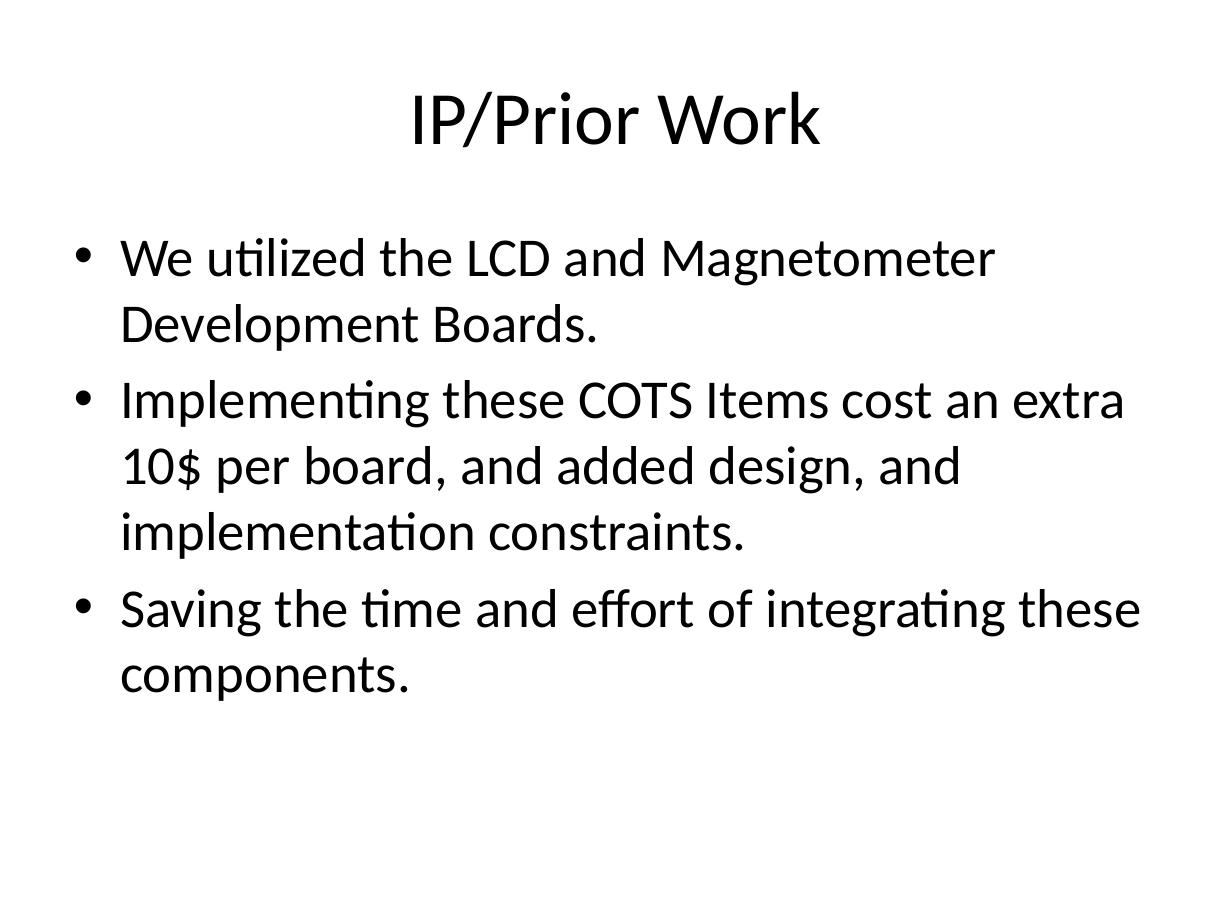
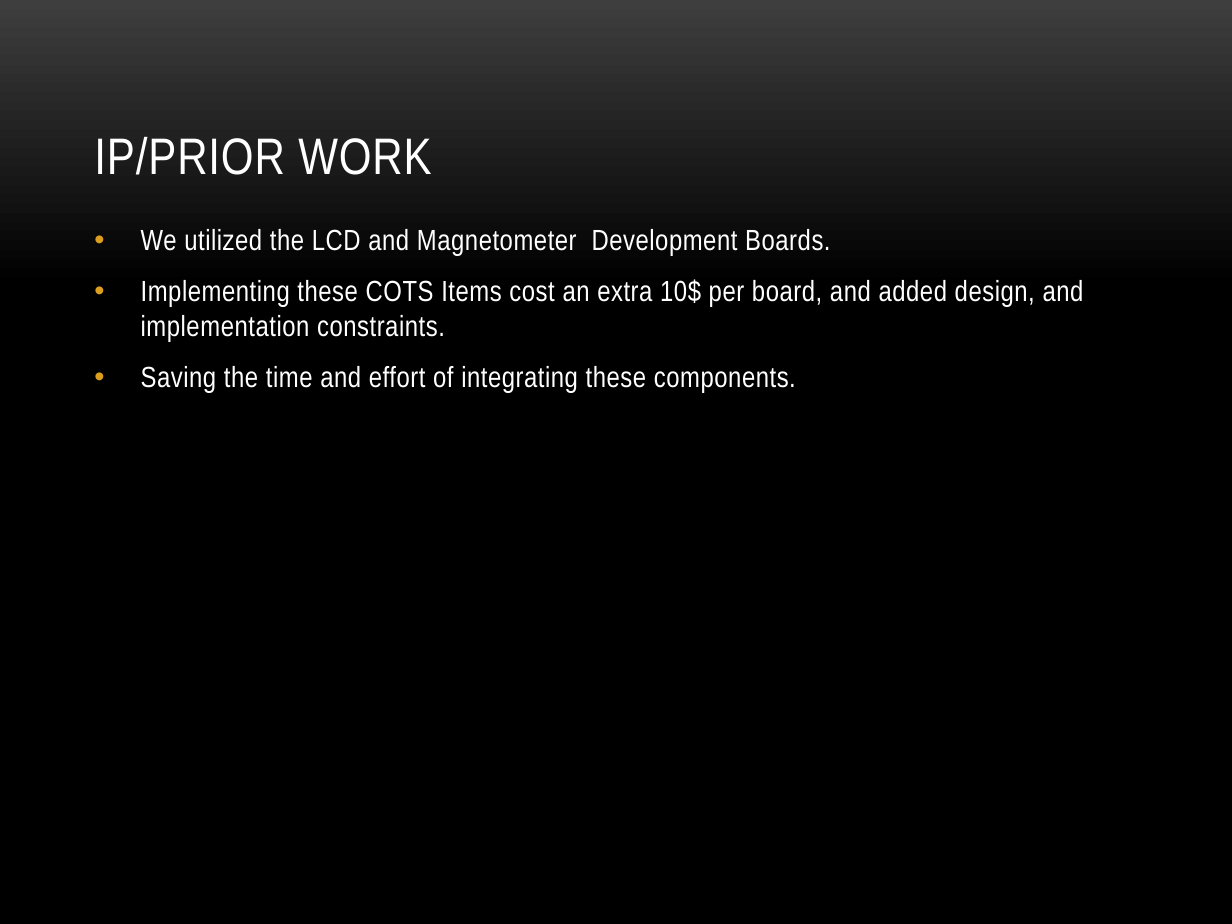
Before and after one commit to dosferatu/electronic-compass, a slide deck: slide 17 of Documentation/Project Documentation/Project Presentation.pptx (slide 16 before the commit). Drawn at 1232x924 pixels with LibreOffice and Linux fonts; fonts in the diff are those of the drawing; background and template pictures are left out. Boxes give left, top, right and bottom in pixels: in the first picture for what was removed or moved away, otherwise in the second. Text is boxed around its words. In the diff, an @@ line names an element or a change of style, - is before the commit and + after.

```diff
--- a/Documentation/Project Documentation/Project Presentation.pptx
+++ b/Documentation/Project Documentation/Project Presentation.pptx
@@ background #FFFFFF to picture (left out) @@
@@ title "IP/PRIOR WORK" at [94, 136, 431, 175]: vertical alignment middle to bottom @@
@@ title at [94, 136, 431, 175]: text changed; size 44 to 30 pt; font Calibri to Arial Narrow; text colour #000000 to #FFFFFF @@
-IP/Prior Work
+IP/PRIOR WORK
@@ text "We utilized the LCD and ...": place and size @@
-text "We utilized the LCD and ..." at [120, 238, 1141, 701]
+text "We utilized the LCD and ..." at [141, 229, 1084, 393]
@@ text "We utilized the LCD and ..." at [141, 229, 1084, 393]: size 32 to 17 pt, font Calibri to Arial Narrow, text colour #000000 to #FFFFFF, letter spacing 0 to 0.3 pt; more space between paragraphs @@
```
Also in this commit, not shown: 24 other slides changed, 2 slides added, 1 slide removed, 2 other files.
